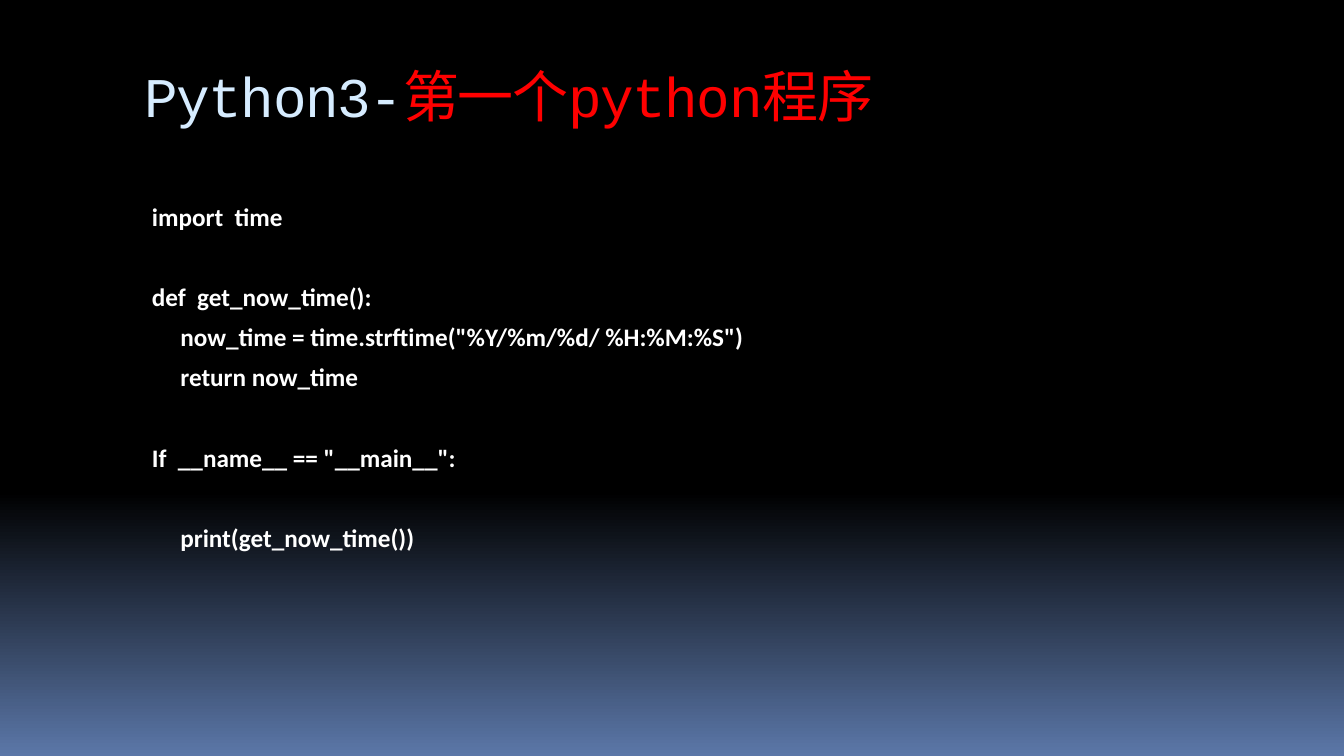
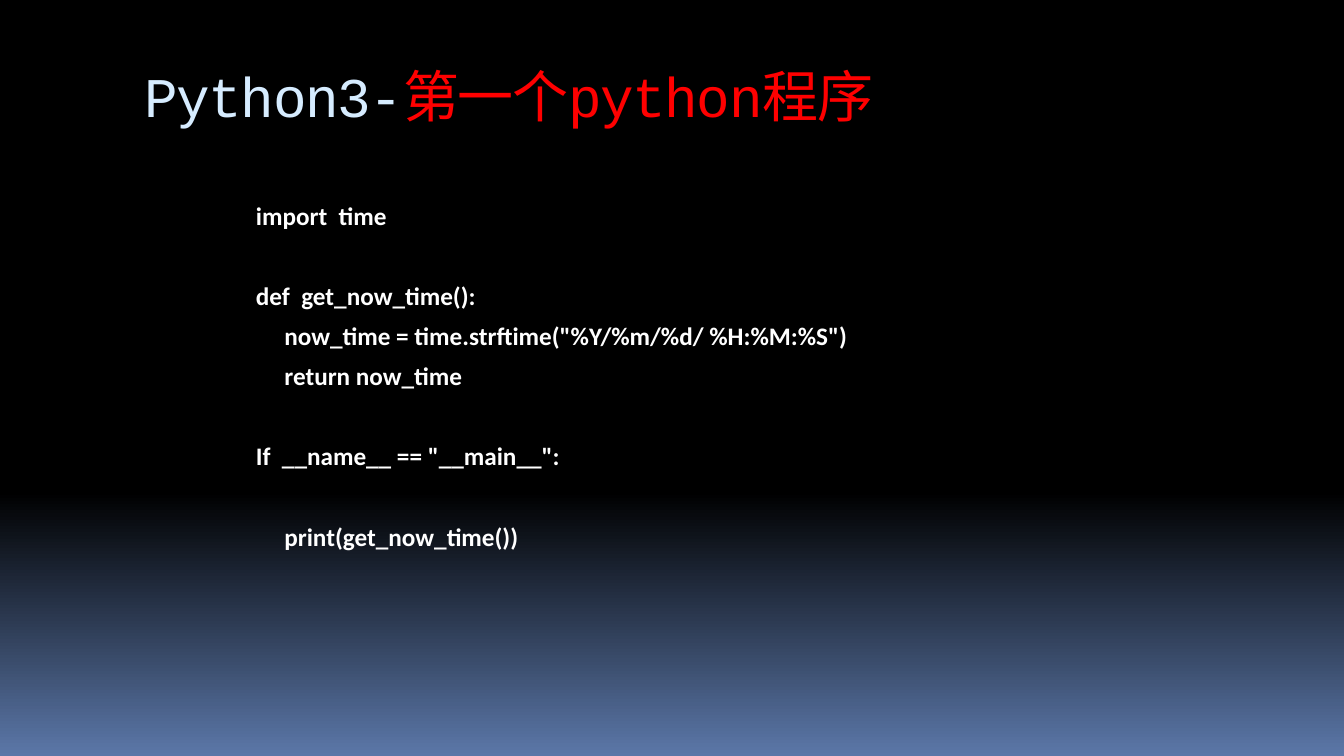
Before and after one commit to 260936767/UpdateServer, a slide deck: slide 8 of flexx_study/report for python&flexx.pptx. Drawn at 1344x756 pixels with LibreOffice and Linux fonts; fonts in the diff are those of the drawing. Boxes give left, top, right and bottom in pixels: in the first picture for what was removed or moved away, otherwise in the second. Text is boxed around its words. In the diff, an @@ line names an element or a change of style, - is before the commit and + after.

```diff
--- a/flexx_study/report for python&flexx.pptx
+++ b/flexx_study/report for python&flexx.pptx
@@ text "import time": place and size @@
-text "import time" at [152,208,743,552]
+text "import time" at [256,207,847,551]
```
Also in this commit, not shown: 4 other slides changed, 3 slides added, 1 slide removed.
